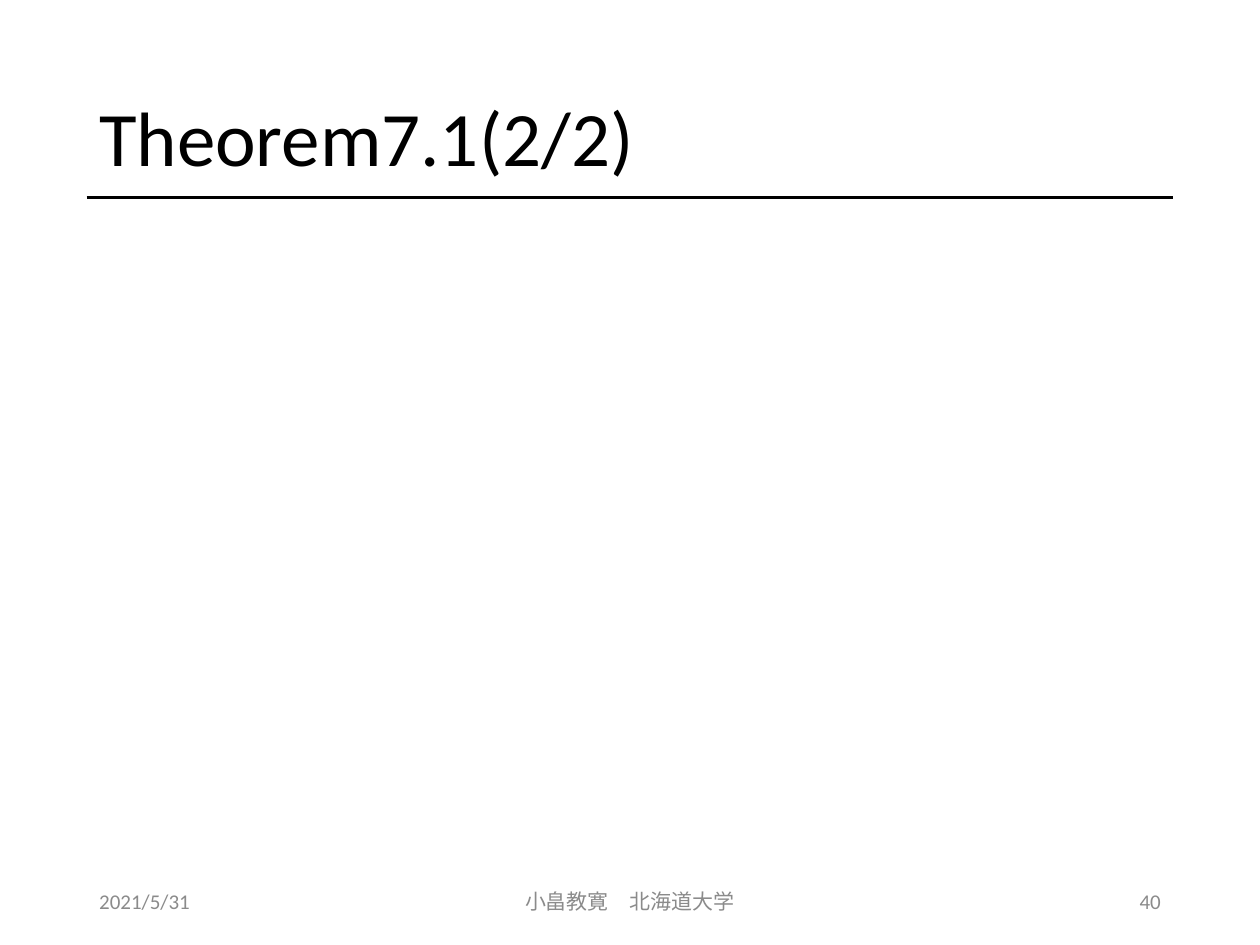
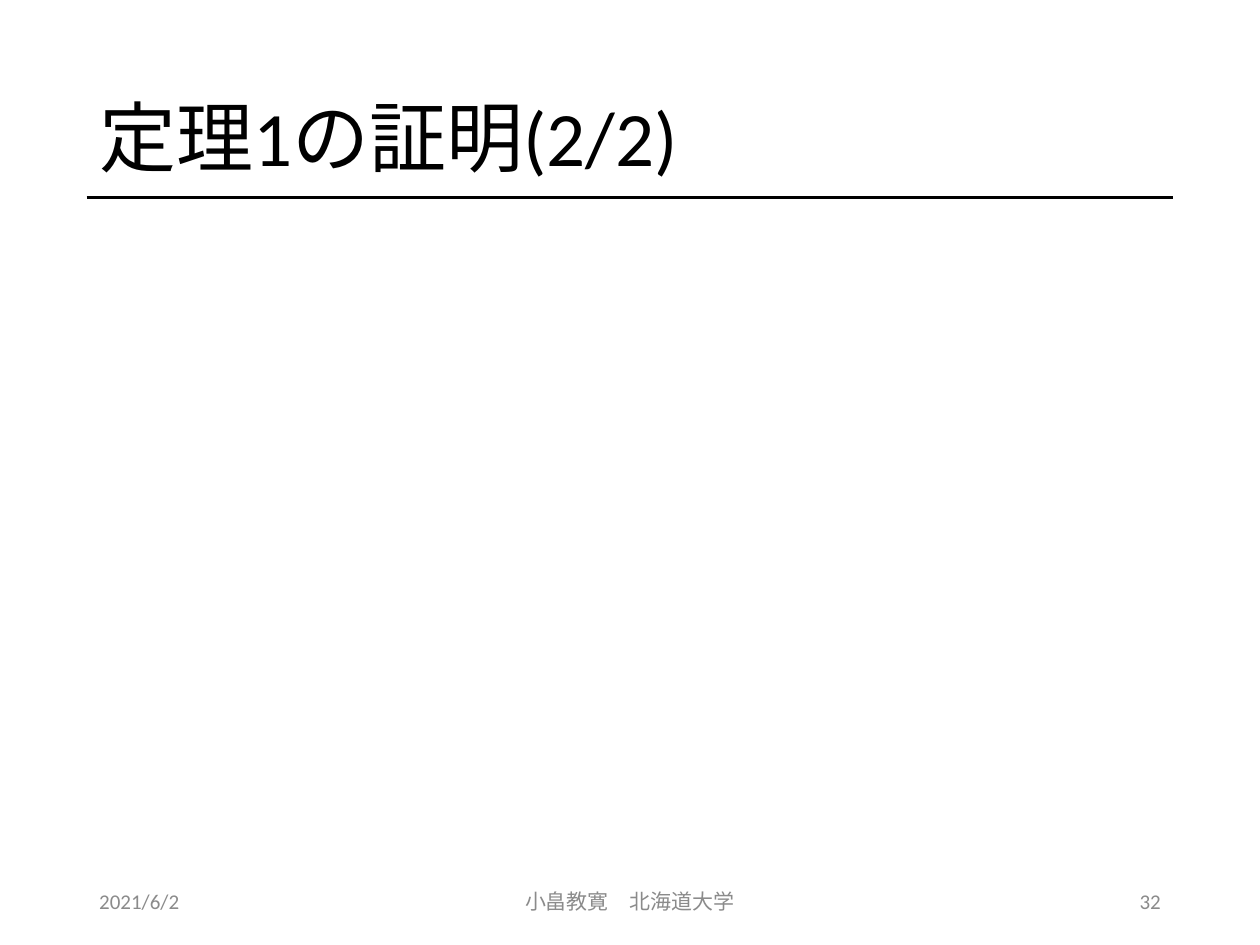
Before and after one commit to obatakyoukan/isomorphism, a slide deck: slide 32 of Isomorphism.pptx (slide 40 before the commit). Drawn at 1260x945 pixels with LibreOffice and Linux fonts; fonts in the diff are those of the drawing; grey boxes stand for pictures. Boxes give left, top, right and bottom in pixels: in the first picture for what was removed or moved away, otherwise in the second. Text is boxed around its words. In the diff, an @@ line names an element or a change of style, - is before the commit and + after.

```diff
--- a/Isomorphism.pptx
+++ b/Isomorphism.pptx
@@ title at (99, 101, 678, 177): text changed @@
-Theorem7.1(2/2)
+定理1の証明(2/2)
@@ text at (99, 894, 179, 910): text changed @@
-2021/5/31
+2021/6/2
@@ page number at (1140, 895, 1161, 909): text changed @@
-40
+32
```
Also in this commit, not shown: 31 other slides changed, 9 slides removed.
